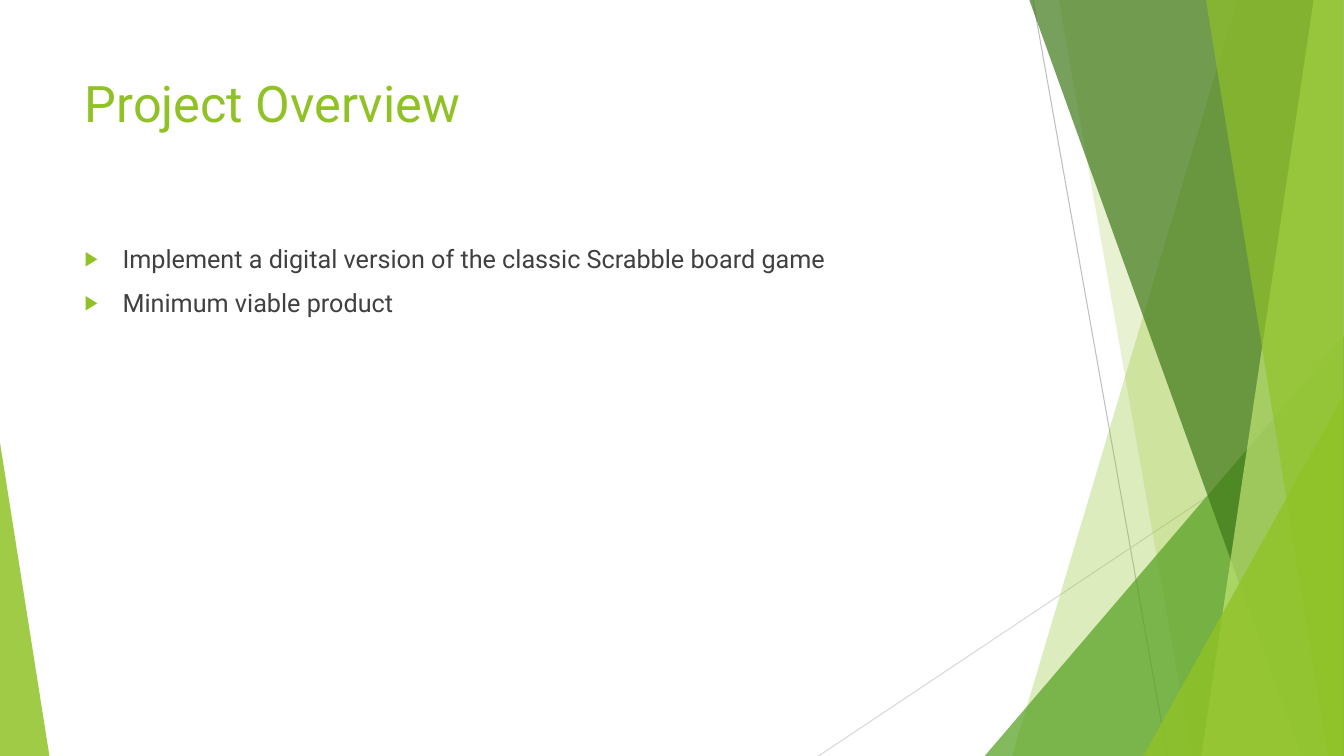
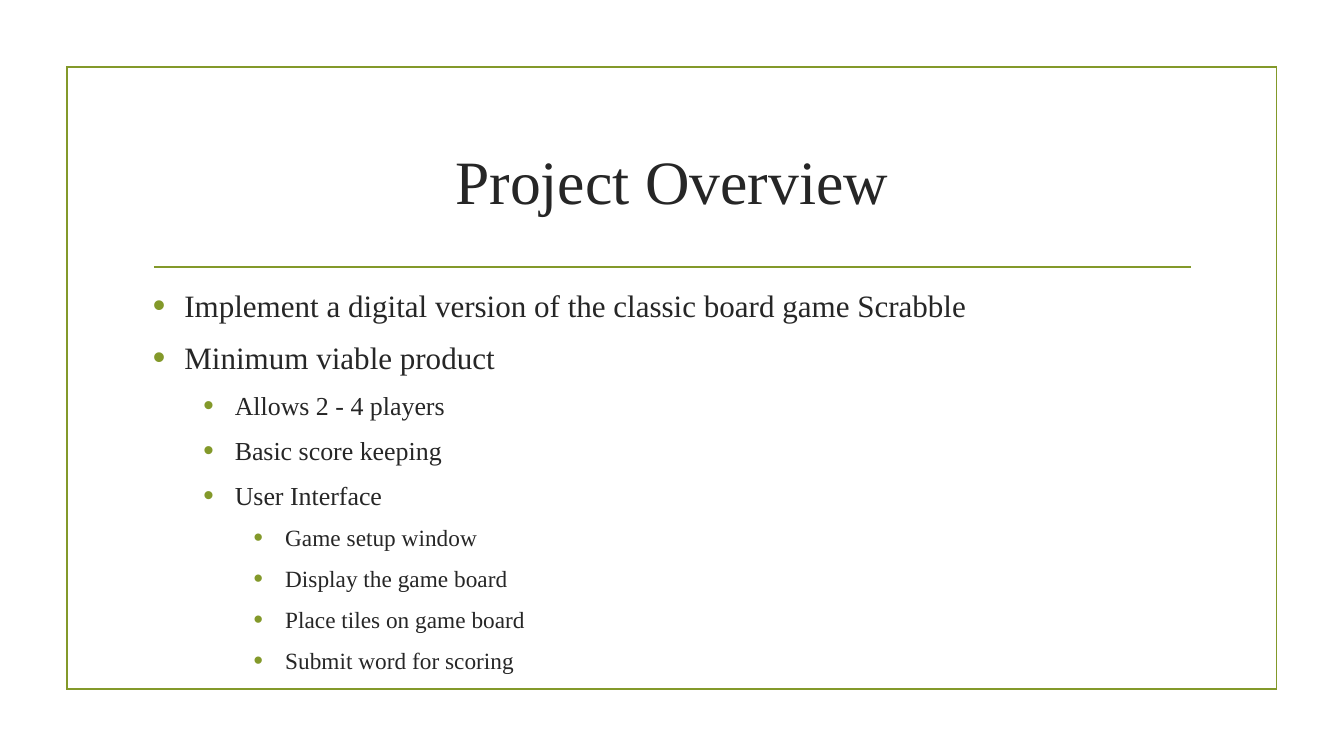
Before and after one commit to vdenys93/scrabble, a slide deck: slide 3 of TechWise_Team_4_-_Project_1_Presentation.pptx. Drawn at 1344x756 pixels with LibreOffice and Linux fonts; fonts in the diff are those of the drawing; background and template pictures are left out. Boxes give left, top, right and bottom in pixels: in the first picture for what was removed or moved away, otherwise in the second. Text is boxed around its words. In the diff, an @@ line names an element or a change of style, - is before the commit and + after.

```diff
--- a/TechWise_Team_4_-_Project_1_Presentation.pptx
+++ b/TechWise_Team_4_-_Project_1_Presentation.pptx
@@ rectangle added at (67,68,1276,690), outline #83992A 1.25 pt @@
@@ title "Project Overview": place and size @@
-title "Project Overview" at (85,85,460,133)
+title "Project Overview" at (455,163,888,216)
@@ title "Project Overview" at (455,163,888,216): size 36 to 44 pt, font Roboto to Times New Roman, text colour #90C226 to #262626; alignment left to centre; vertical alignment top to middle @@
@@ line added from (154, 267) to (1191, 267), #83992A 1.25 pt @@
@@ text "Implement a digital version of ...": place and size @@
-text "Implement a digital version of ..." at (123,249,825,317)
+text "Implement a digital version of ..." at (184,295,966,674)
@@ text at (184,295,966,323): text changed; size 18 to 22.2 pt; font Roboto to Times New Roman; text colour #404040 to #262626 @@
-▶ Implement a digital version of the classic Scrabble board game
+• Implement a digital version of the classic board game Scrabble
@@ text at (184,347,495,375): size 18 to 22.2 pt, font Roboto to Times New Roman, text colour #404040 to #262626 in "Minimum viable product"; bullet ▶ to •; bullet colour #90C226 to #83992A @@
@@ text at (235,397,525,674): paragraphs added @@
+  • Allows 2 - 4 players
+  • Basic score keeping
+  • User Interface
+    • Game setup window
+    • Display the game board
+    • Place tiles on game board
+    • Submit word for scoring
@@ group removed at (0,0,1344,756): 5 freeform shapes, 3 triangles, 2 lines @@
```
Also in this commit, not shown: 7 other slides changed, 2 slides added, 2 slides removed.
